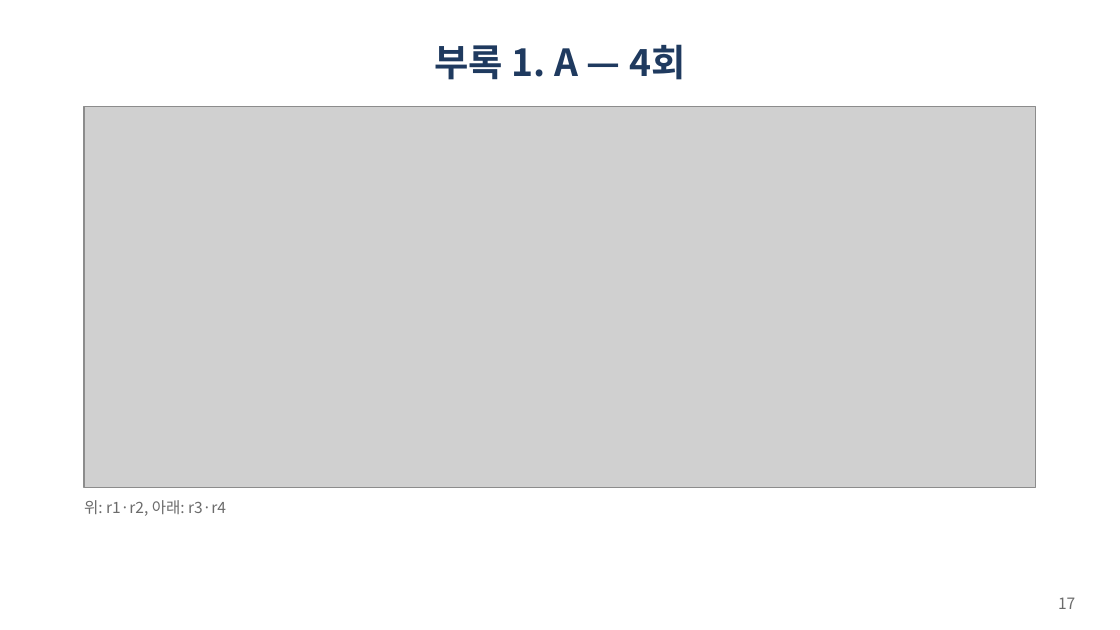
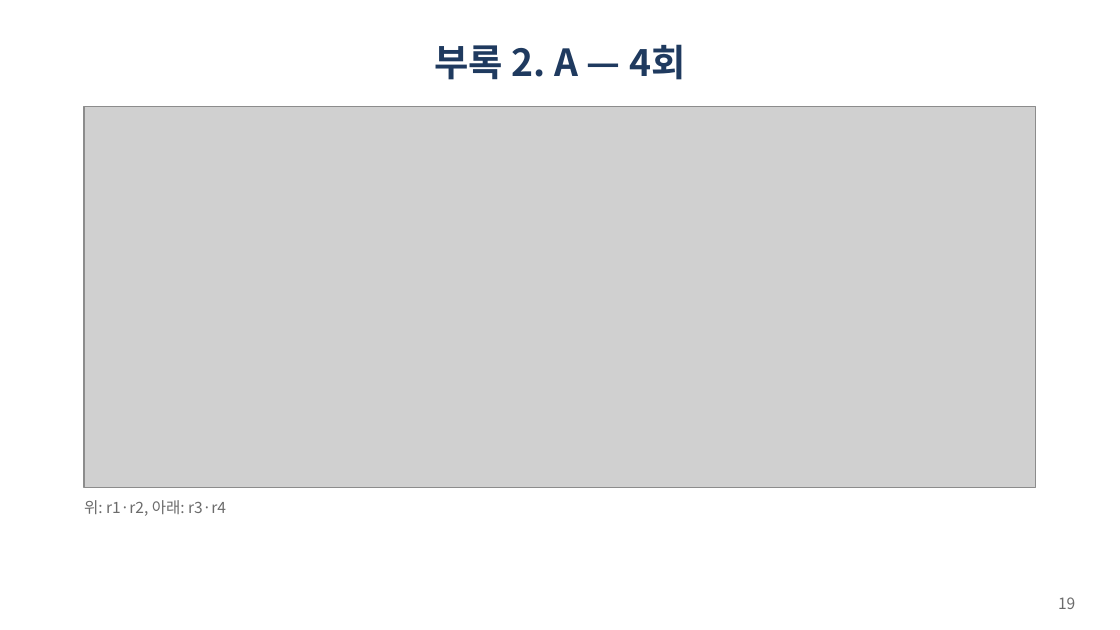
Before and after one commit to gihyeon23/pufferfish-memory-lab, a slide deck: slide 19 of common/lab-meetings/2026-11-20/fig6a-paper-aligned.pptx (slide 17 before the commit). Drawn at 1120x630 pixels with LibreOffice and Linux fonts; fonts in the diff are those of the drawing; grey boxes stand for pictures. Boxes give left, top, right and bottom in pixels: in the first picture for what was removed or moved away, otherwise in the second. Text is boxed around its words. In the diff, an @@ line names an element or a change of style, - is before the commit and + after.

```diff
--- a/common/lab-meetings/2026-11-20/fig6a-paper-aligned.pptx
+++ b/common/lab-meetings/2026-11-20/fig6a-paper-aligned.pptx
@@ title at (435,44,685,80): text changed @@
-부록 1. A — 4회
+부록 2. A — 4회
@@ page number at (1058,597,1075,609): text changed @@
-17
+19
```
Also in this commit, not shown: 6 other slides changed, 2 slides added, 2 other files.
